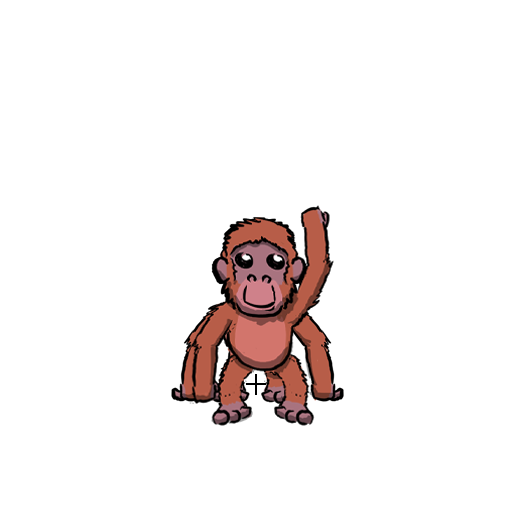
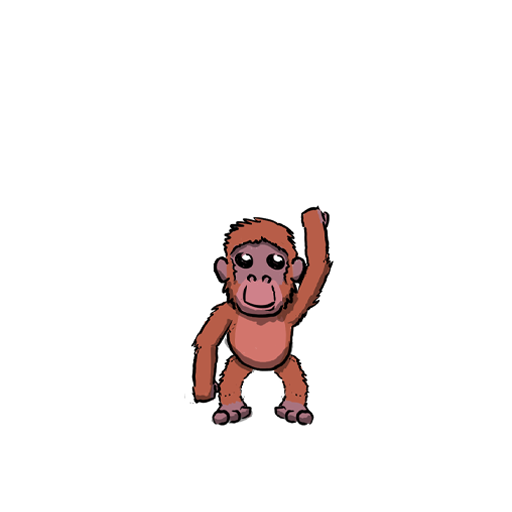
Comparing the layer stacks of the two w=512, h=512 images. Changes:
hid "crosshairs" over [246, 374, 266, 395]
hid "orangutan 1" over [171, 217, 344, 404]
